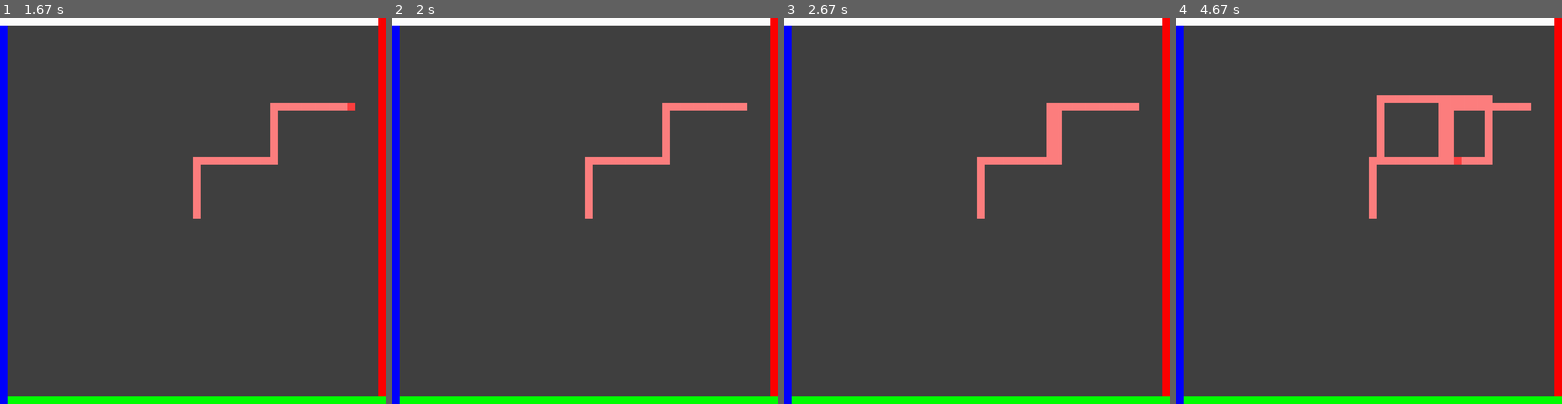
Above: before the commit, frames 1-4 (left to right).
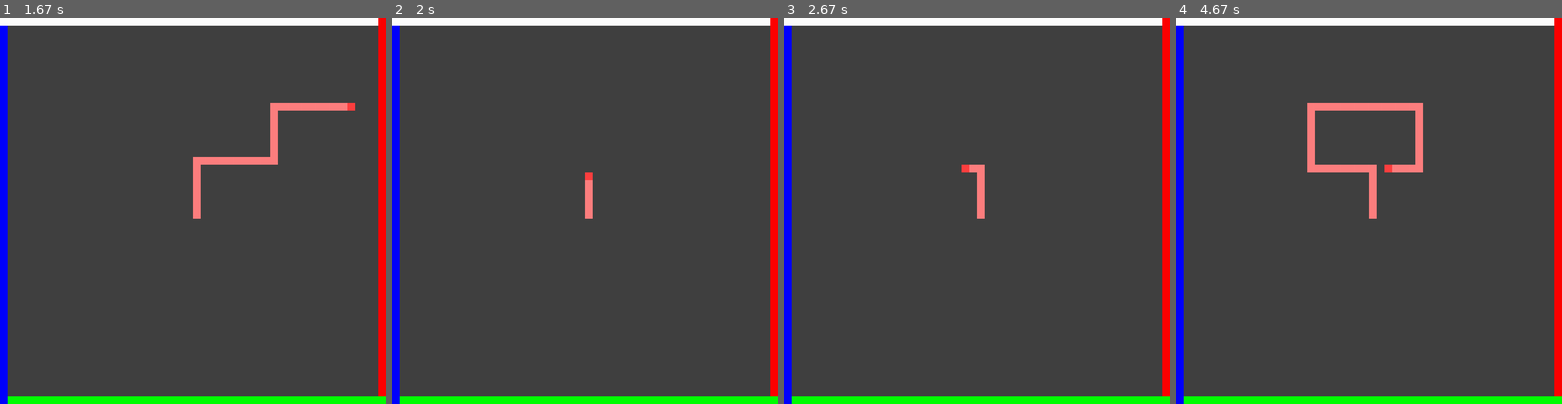
Above: after the commit, the same moments.

Repository: JustWatcher124/TronAgent-Zeus
Game: pygame game, started from main.py
Same seed, same stepped clock (60 frames per second), same inputs: the game is played once before the commit and once after it.
Inputs:
- Up to frame 1 (1.67 s): hold Right 0.33-0.8 s; hold Up 0.83-1.13 s; hold Right 1.17-1.63 s
- Up to frame 2 (2 s): hold Left from 1.67 s (still down)
- Up to frame 3 (2.67 s): release Left at 2.2 s; hold Down 2.23-2.53 s; hold Left from 2.57 s (still down)
- Up to frame 4 (4.67 s): release Left at 2.97 s; hold Up 3-3.37 s; hold Right 3.4-4.03 s; hold Down 4.07-4.43 s; hold Left from 4.47 s (still down)

Frame 1 is identical in both runs. In frame 2, 1.2% of the frame differs, in the area x 50-92%, y 22-42%; in frame 3, 1.5%; in frame 4, 4.2%, in the area x 34-92%, y 20-40%.

Commit message:
can't remeber my changes

Diff:
--- /dev/null
+++ b/InstantiateGameObject.py
@@ -0,0 +1,6 @@
+from game_object.ObjectManager import ObjectManager
+from game_object.base.GameObject import GameObject
+
+def InstantiateGameObject(game_object: GameObject):
+    object_manager = ObjectManager()
+    object_manager.attach(game_object)
--- /dev/null
+++ b/ResetGame.py
@@ -0,0 +1,5 @@
+def ResetGame():
+    from game import Game
+
+    game = Game()
+    game.reset()
--- a/Wall.py
+++ b/Wall.py
@@ -13,4 +13,4 @@
         collision_manager.attach(self)
 
     def on_collide(self, observer) -> None:
-        print("my name is", self.name, "and I collided with", observer.name)
+        pass
--- a/game.py
+++ b/game.py
@@ -6,10 +6,11 @@
 from game_object.ObjectManager import ObjectManager
 from settings import FPS
 from screen import Screen
+from singleton.SingletonMeta import SingletonMeta
 
 pygame.init()
 
-class Game:
+class Game(metaclass=SingletonMeta):
     _running: bool
     _clock: Clock
     _screen: Screen
@@ -24,10 +25,18 @@
         self._pygame_events = PygameEvents()
         self._object_loader = ObjectLoader()
         self._collision_manager = CollisionManger()
+        self._n_games = 0
+        self._new_game = False
 
     def start(self) -> None:
         self._object_loader.load_objects()
         self._run()
+
+    def reset(self) -> None:
+        self._object_manager.reset()
+        self._collision_manager.reset()
+        self._object_loader.load_objects()
+        self._n_games += 1
 
     def _run(self) -> None:
 
@@ -36,6 +45,10 @@
             for event in self._pygame_events.events:
                 if event.type == pygame.QUIT:
                     pygame.quit()
+
+            if self._new_game:
+                self.reset()
+
             self._object_manager.update()
             self._collision_manager.check_for_collisions()
             self._screen.render(self._object_manager)
--- a/game_object/CollisionManager.py
+++ b/game_object/CollisionManager.py
@@ -16,6 +16,8 @@
     def detach(self, observer: GameObject) -> None:
         self._observers.remove(observer)
 
+    def reset(self) -> None:
+        self._observers = []
 
     ### POTENTIAL PERFORMANCE BOTTLENECK
     def check_for_collisions(self) -> None:
--- a/game_object/ObjectManager.py
+++ b/game_object/ObjectManager.py
@@ -19,6 +19,8 @@
         for observer in self._game_objects:
             observer.update()
 
+    def reset(self) -> None:
+        self._game_objects = []
 
     def get_objects(self) -> List[GameObject]:
         return self._game_objects
--- a/lightcycle/LightCycleHead.py
+++ b/lightcycle/LightCycleHead.py
@@ -1,6 +1,7 @@
 from typing import Tuple
+from InstantiateGameObject import InstantiateGameObject
+from ResetGame import ResetGame
 from game_object.CollisionManager import CollisionManger
-from game_object.ObjectManager import ObjectManager
 from game_object.base.GameObject import GameObject
 from lightcycle.LightCycleController import LightCycleController
 from lightcycle.LightCycleTail import LightCycleTail
@@ -12,27 +13,31 @@
     def __init__(self, position: Position, name: str, color: Tuple, tail_color: Tuple) -> None:
         super().__init__(position, name, color)
         self._controller = LightCycleController(position)
+
+        # Attach collider
         collision_manager = CollisionManger()
         collision_manager.attach(self)
-        self._object_manager = ObjectManager()
+
         self.tail_length = 0
         self.tail_color = tail_color
 
     def update(self) -> None:
         last_position = self.position
         self.position = self._controller.get_position()
-        self.spawn_tail(last_position)
+        self._spawn_tail(last_position)
 
 
     def on_collide(self, observer: GameObject) -> None:
         print("my name is", self.name, "and I collided with", observer.name)
+        ResetGame()
 
-    def spawn_tail(self, position: Position):
 
-        self._object_manager.attach(
+    def _spawn_tail(self, position: Position):
+
+        InstantiateGameObject(
             LightCycleTail(
                 position,
-                str(self.tail_length),
+                f"{self.name}_tail_{self.tail_length}",
                 self.tail_color
             )
         )
--- a/lightcycle/LightCycleTail.py
+++ b/lightcycle/LightCycleTail.py
@@ -1,4 +1,5 @@
 from typing import Tuple
+from game_object.CollisionManager import CollisionManger
 from game_object.base.GameObject import GameObject
 from game_object.collision.CollisionSubject import CollisionSubject
 from position import Position
@@ -8,5 +9,9 @@
     def __init__(self, position: Position, name: str, color: Tuple) -> None:
         super().__init__(position, name, color)
 
+        # Attach collider
+        collision_manager = CollisionManger()
+        collision_manager.attach(self)
+
     def on_collide(self, observer: GameObject) -> None:
         pass
